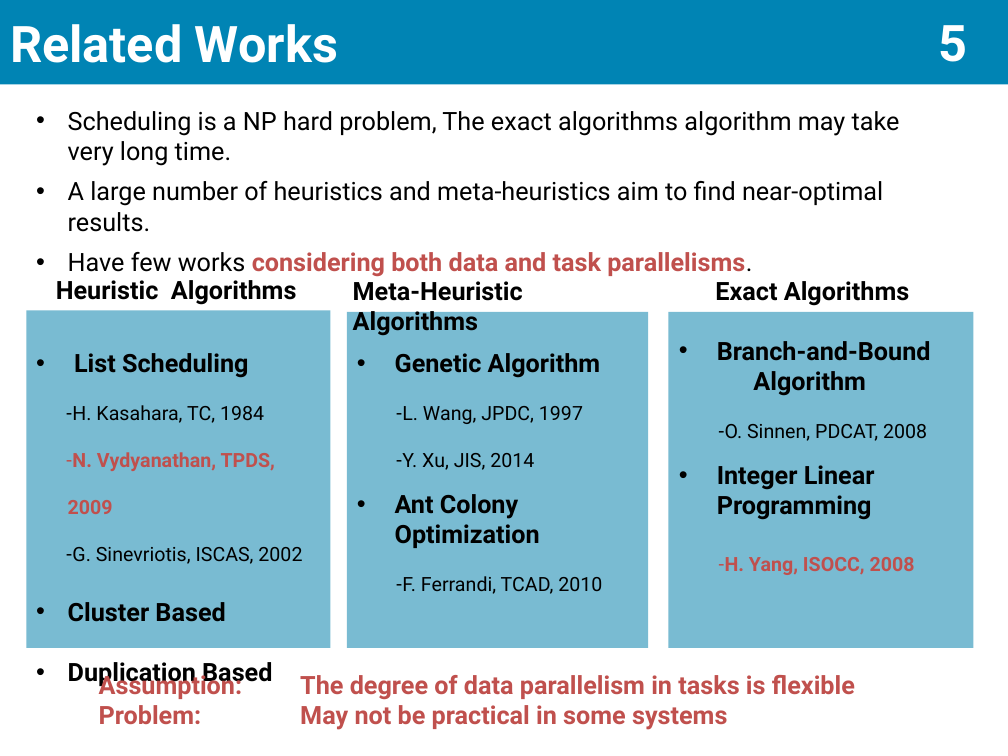
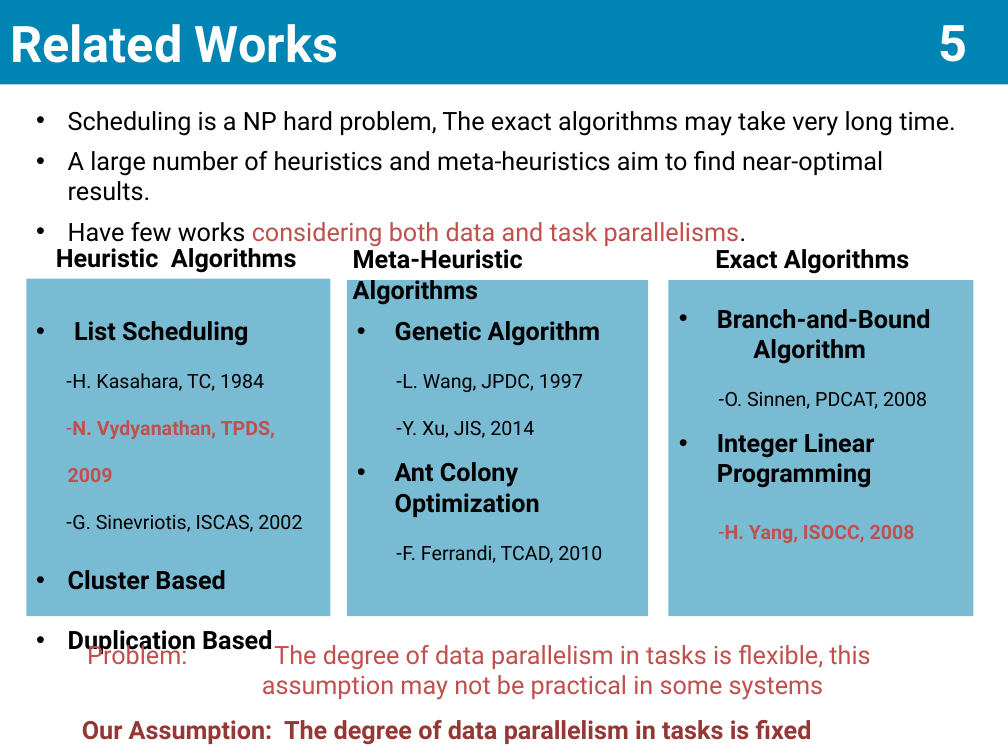
Before and after one commit to scomup/Genetic_Scheduler, a slide deck: slide 6 of PPT.pptx. Drawn at 1008x756 pixels with LibreOffice and Linux fonts; fonts in the diff are those of the drawing. Boxes give left, top, right and bottom in pixels: in the first picture for what was removed or moved away, otherwise in the second. Text is boxed around its words. In the diff, an @@ line names an element or a change of style, - is before the commit and + after.

```diff
--- a/PPT.pptx
+++ b/PPT.pptx
@@ text at [68, 111, 955, 136]: text changed @@
-  • Scheduling is a NP hard problem, The exact algorithms algorithm may take very long time.
+  • Scheduling is a NP hard problem, The exact algorithms may take very long time.
@@ text at [68, 222, 747, 247]: bold off in "considering both data and task parallelisms." @@
@@ 6 texts, 3 rectangles: place and size @@
-6 texts, 3 rectangles at [26, 280, 974, 687]
+6 texts, 3 rectangles at [26, 245, 974, 655]
@@ text at [82, 641, 870, 745]: text changed; bold off @@
-  Assumption: The degree of data parallelism in tasks is flexible
-  Problem: May not be practical in some systems
+  Problem: The degree of data parallelism in tasks is flexible, this
+  assumption may not be practical in some systems
+  Our Assumption: The degree of data parallelism in tasks is fixed
```
Also in this commit, not shown: 2 other slides changed.
